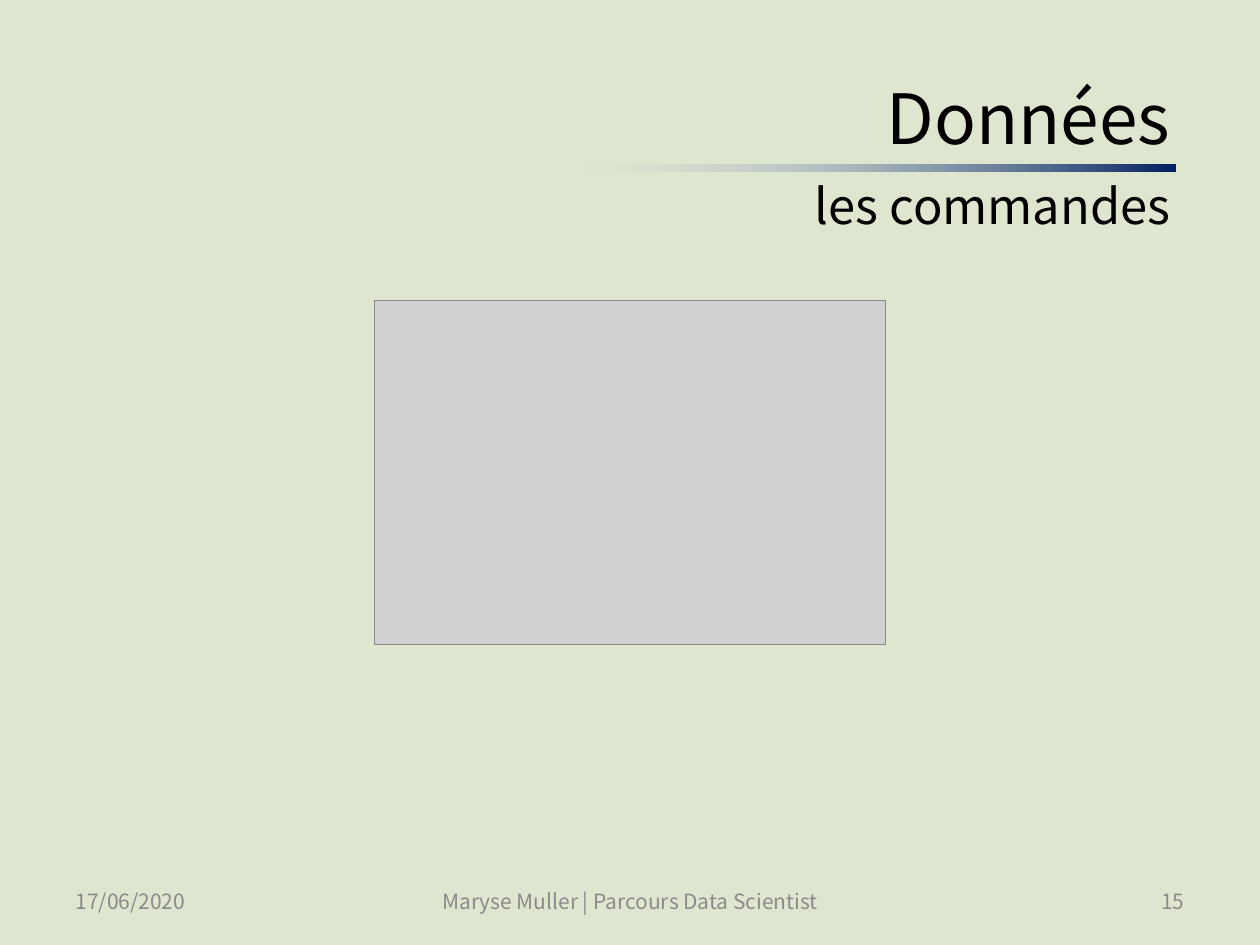
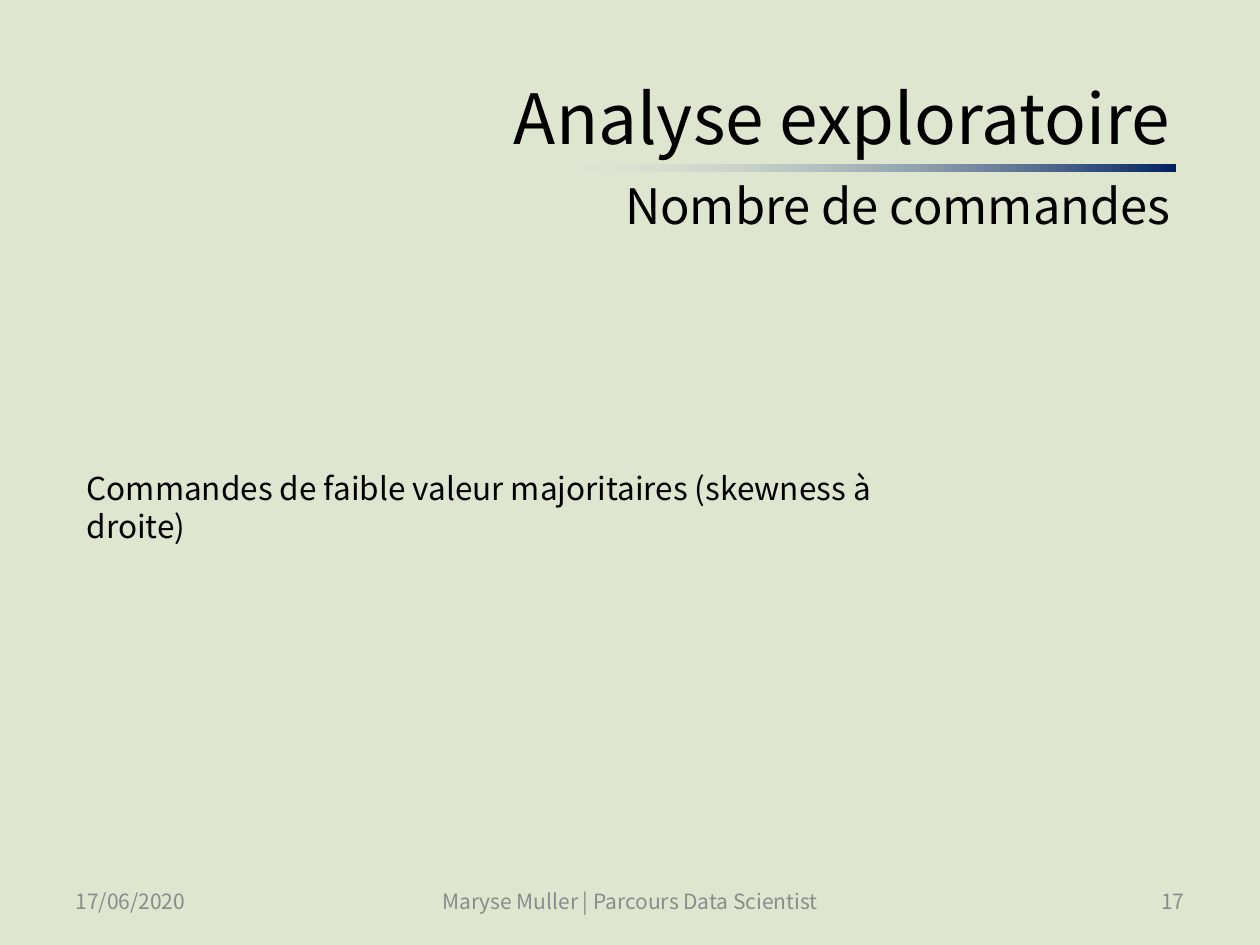
Before and after one commit to SmellyArmure/OC_DS_Project5, a slide deck: slide 17 of PRESENTATION/Projet5.pptx (slide 15 before the commit). Drawn at 1260x945 pixels with LibreOffice and Linux fonts; fonts in the diff are those of the drawing; grey boxes stand for pictures. Boxes give left, top, right and bottom in pixels: in the first picture for what was removed or moved away, otherwise in the second. Text is boxed around its words. In the diff, an @@ line names an element or a change of style, - is before the commit and + after.

Commit message:
P5_Cleaning_EDA_1 : entrepris de remettre certaines variables effacées, pas fini | Présentation : avancé dans données, modélisation, conclusions | étoffé results.pptx | P5_Clustering : refait tourner des modèles, ajouté les codes du AgglomerativeClustering et GaussianMixture

```diff
--- a/PRESENTATION/Projet5.pptx
+++ b/PRESENTATION/Projet5.pptx
@@ title at <box>514,89,1171,225</box>: text changed; size 27.9 to 39.6 pt @@
-Données
-les commandes
+Analyse exploratoire
+Nombre de commandes
@@ picture removed at <box>374,301,885,645</box> @@
@@ text added at <box>87,472,871,544</box>, 18 pt, text #000000 @@
+Commandes de faible valeur majoritaires (skewness à droite)
@@ page number at <box>1161,894,1184,909</box>: text changed @@
-15
+17
```
Also in this commit, not shown: 15 other slides changed, 6 slides added, 9 other files.
